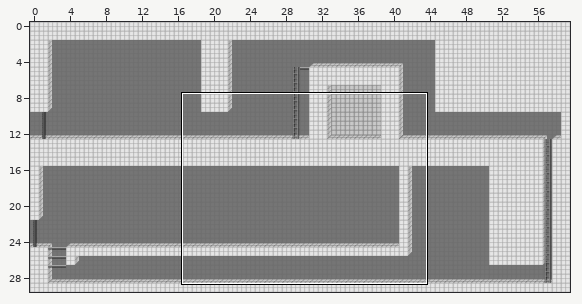
One commit to this Tiled map: data/level1.tmx. The picture above shows the old version from afar; the outline marks the close-up.
Close-up. Before the commit:
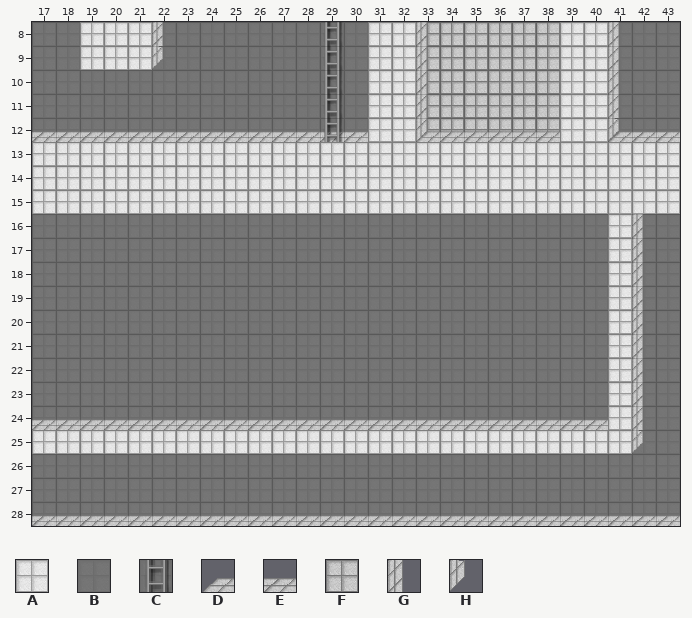
Cells are 32x32 px. Shown: x 17..43, y 8..28. The commit also changed other parts of the map, which this record leaves out.
Key: from "tiles": A 4, B 5, C 9, D 19, E 20, F 35, G 37, H 53.
_ is an empty cell.
Layer "background_0" before, first column x 17:
11 BBBBBBBBBBBBBBAAFFFFFFAABBB
12 BBBBBBBBBBBBBBAAFFFFFFAABBB
13 AAAAAAAAAAAAAAAAAAAAAAAAAAA
14 AAAAAAAAAAAAAAAAAAAAAAAAAAA
15 AAAAAAAAAAAAAAAAAAAAAAAAAAA
16 BBBBBBBBBBBBBBBBBBBBBBBBABB
17 BBBBBBBBBBBBBBBBBBBBBBBBABB
18 BBBBBBBBBBBBBBBBBBBBBBBBABB
19 BBBBBBBBBBBBBBBBBBBBBBBBABB
20 BBBBBBBBBBBBBBBBBBBBBBBBABB
21 BBBBBBBBBBBBBBBBBBBBBBBBABB
22 BBBBBBBBBBBBBBBBBBBBBBBBABB
23 BBBBBBBBBBBBBBBBBBBBBBBBABB
24 BBBBBBBBBBBBBBBBBBBBBBBBABB
25 AAAAAAAAAAAAAAAAAAAAAAAAABB
26 BBBBBBBBBBBBBBBBBBBBBBBBBBB
27 BBBBBBBBBBBBBBBBBBBBBBBBBBB
28 BBBBBBBBBBBBBBBBBBBBBBBBBBB
Layer "background_1" before, first column x 17:
11 ________________G_______G__
12 EEEEEEEEEEEEEE__GEEEEE__DEE
13 ___________________________
14 ___________________________
15 ___________________________
16 _________________________G_
17 _________________________G_
18 _________________________G_
19 _________________________G_
20 _________________________G_
21 _________________________G_
22 _________________________G_
23 _________________________G_
24 EEEEEEEEEEEEEEEEEEEEEEEE_G_
25 _________________________H_
26 ___________________________
27 ___________________________
28 EEEEEEEEEEEEEEEEEEEEEEEEEEE
After the commit:
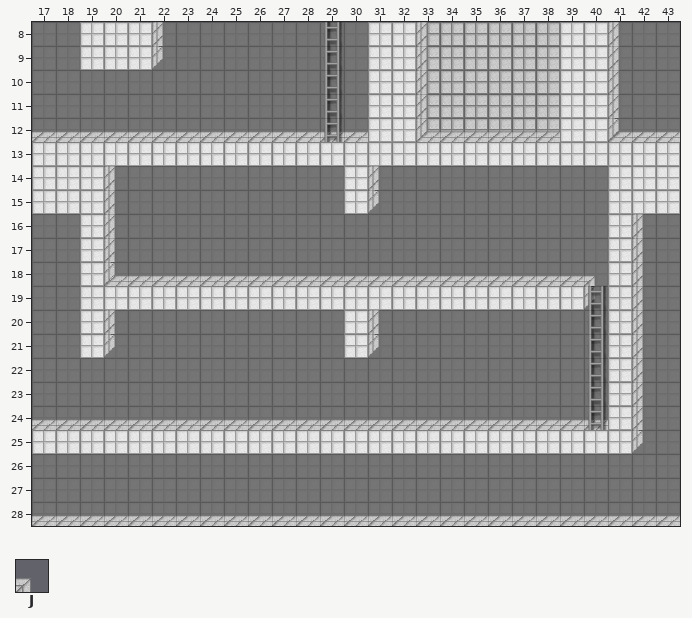
Further tiles: from "tiles": J 21.
See-through tiles are keyed as they look on the map.
The exact change:
Layer "background_0":
y 14..15: x 20..29 AAAAAAAAAA -> BBBBBBBBBB; x 31..40 AAAAAAAAAA -> BBBBBBBBBB
y 16..18: x 19 B -> A
y 19: x 19..39 BBBBBBBBBBBBBBBBBBBBB -> AAAAAAAAAAAAAAAAAAAAA
y 20..21: x 19 B -> A; x 30 B -> A
Layer "background_1":
y 14: x 20 _ -> G; x 31 _ -> G
y 15: x 20 _ -> G; x 31 _ -> H
y 16..17: x 20 _ -> G
y 18: x 20..40 _____________________ -> EEEEEEEEEEEEEEEEEEEEJ
y 19: x 40 _ -> H
y 20: x 20 _ -> G; x 31 _ -> G
y 21: x 20 _ -> H; x 31 _ -> H
Layer "background_2":
y 18: x 20 _ -> H
y 19..24: x 40 _ -> C
Boxes around the changes in both close-ups, in picture pixels (x1, y1, x2, y2):
changed: (80, 166, 608, 430)
